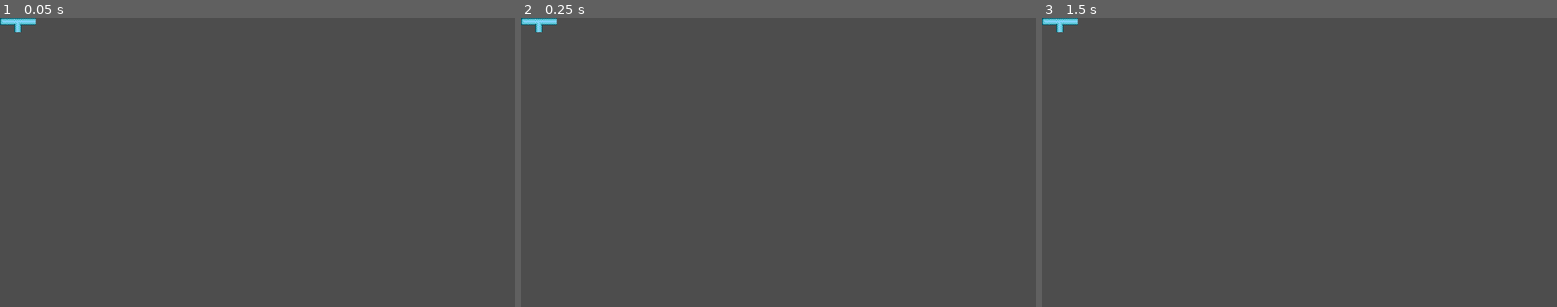
Above: before the commit, frames 1-3 (left to right).
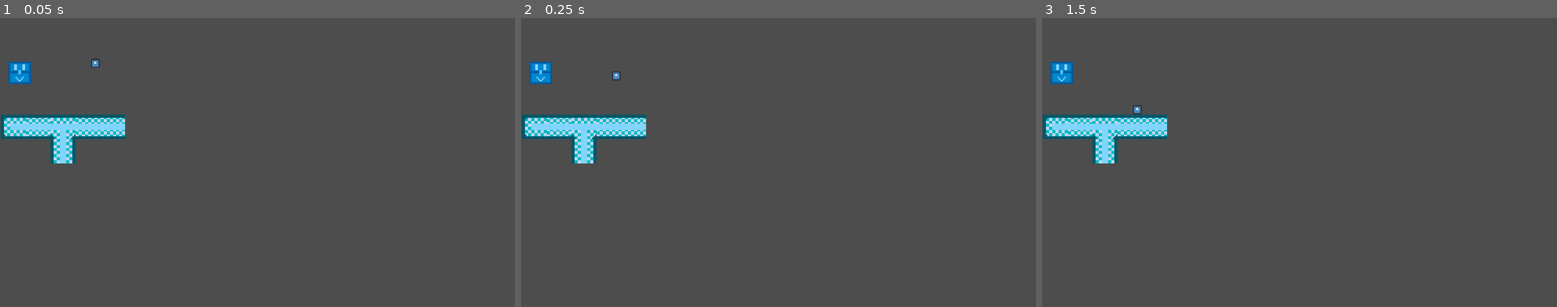
Above: after the commit, the same moments.

Repository: vicombotile12/KY-afTR-Ey
Game: Godot game, scene res://node.tscn
Same seed, same stepped clock (60 frames per second), same inputs: the game is played once before the commit and once after it. Before the commit the project has no main scene; this scene is started directly in both runs. The engine's default icon, where the game draws it, is replaced by a stand-in: a white triangle on a blue panel in a dark square.
Inputs:
- Up to frame 1 (0.05 s): no input
- Up to frame 2 (0.25 s): no input
- Up to frame 3 (1.5 s): tap Enter at 1.25 s

The runs differ from the first frame. In frame 1, 3.0% of the frame differs, in the area x 0-25%, y 0-51%; in frame 2, 3.0%; in frame 3, 3.0%.

Commit message:
added stuff :P
still testing!

Diff:
--- /dev/null
+++ b/Chesty.gd
@@ -0,0 +1,11 @@
+extends CharacterBody2D
+
+
+# Called when the node enters the scene tree for the first time.
+func _ready() -> void:
+	pass # Replace with function body.
+
+
+# Called every frame. 'delta' is the elapsed time since the previous frame.
+func _process(delta: float) -> void:
+	pass
--- a/node.tscn
+++ b/node.tscn
@@ -1,11 +1,39 @@
-[gd_scene load_steps=2 format=4 uid="uid://bhqfr3kfku6ba"]
+[gd_scene load_steps=6 format=4 uid="uid://bhqfr3kfku6ba"]
 
 [ext_resource type="TileSet" uid="uid://bfsr34hou8sp7" path="res://new_tile_set.tres" id="1_sy5k4"]
+[ext_resource type="Script" uid="uid://e6sxh7dkt6e1" path="res://Chesty.gd" id="2_112p8"]
+[ext_resource type="Texture2D" uid="uid://181ibp6lgdf0" path="res://pixil-frame-0(56).png" id="3_e2u21"]
+[ext_resource type="Texture2D" uid="uid://cvs51qo7t4oj" path="res://icon.svg" id="4_e2u21"]
+
+[sub_resource type="RectangleShape2D" id="RectangleShape2D_bss38"]
+size = Vector2(16, 16)
 
 [node name="Node" type="Node"]
 
 [node name="TileMapLayer" type="TileMapLayer" parent="."]
+position = Vector2(2, 217)
+scale = Vector2(3.4806, 3.39337)
 tile_map_data = PackedByteArray("AAACAAAAAAABAAMAAAAAAAAAAAADAAAAAAABAAAAAAAEAAAAAAACAAEAAAAGAAEAAAADAAAAAAAEAAAAAAAEAAAAAAAEAAAAAAA=")
 tile_set = ExtResource("1_sy5k4")
 
-[node name="CharacterBody2D" type="CharacterBody2D" parent="."]
+[node name="Chesty" type="CharacterBody2D" parent="."]
+position = Vector2(44, 123)
+scale = Vector2(3.12067, 3.12067)
+script = ExtResource("2_112p8")
+
+[node name="Sprite2D" type="Sprite2D" parent="Chesty"]
+texture = ExtResource("3_e2u21")
+
+[node name="CollisionShape2D" type="CollisionShape2D" parent="Chesty"]
+shape = SubResource("RectangleShape2D_bss38")
+
+[node name="RigidBody2D" type="RigidBody2D" parent="."]
+position = Vector2(213, 101)
+
+[node name="CollisionShape2D" type="CollisionShape2D" parent="RigidBody2D"]
+position = Vector2(1, 4)
+shape = SubResource("RectangleShape2D_bss38")
+
+[node name="Sprite2D" type="Sprite2D" parent="RigidBody2D"]
+scale = Vector2(0.15233, 0.165543)
+texture = ExtResource("4_e2u21")
--- a/project.godot
+++ b/project.godot
@@ -11,6 +11,7 @@
 [application]
 
 config/name="K_y-Af_t_r-_ey"
+run/main_scene="uid://bhqfr3kfku6ba"
 config/features=PackedStringArray("4.4", "GL Compatibility")
 config/icon="res://icon.svg"
 
Not shown, added: Chesty.gd.uid
